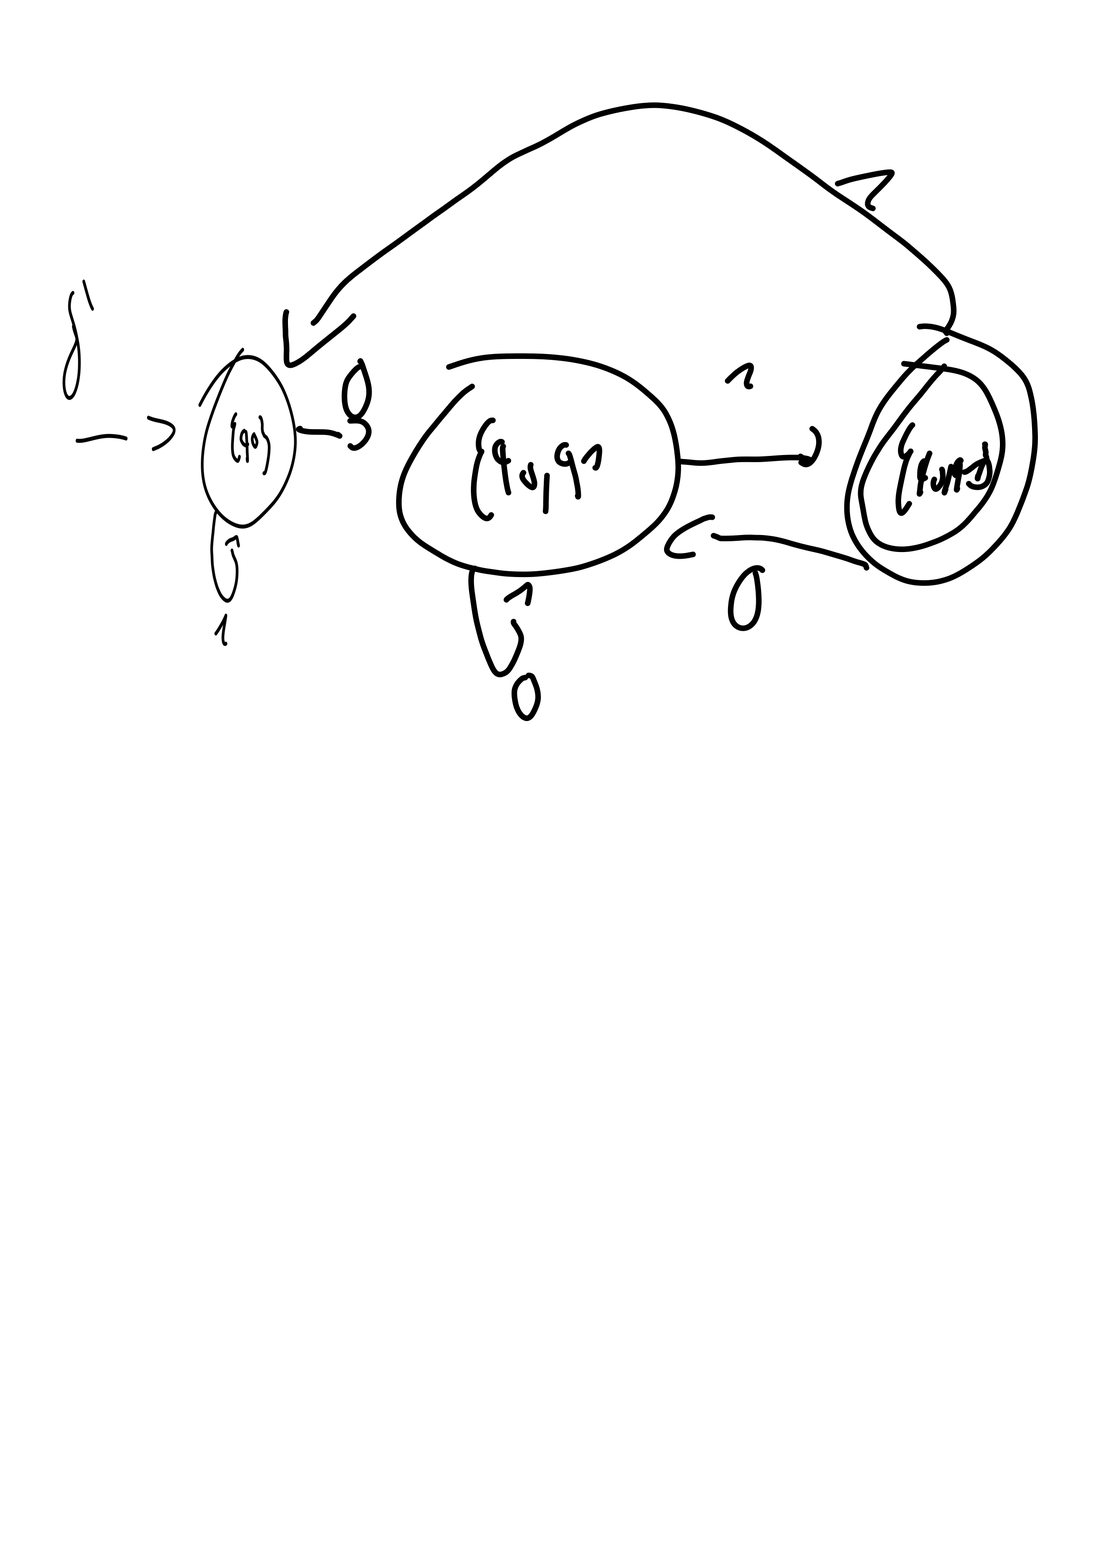
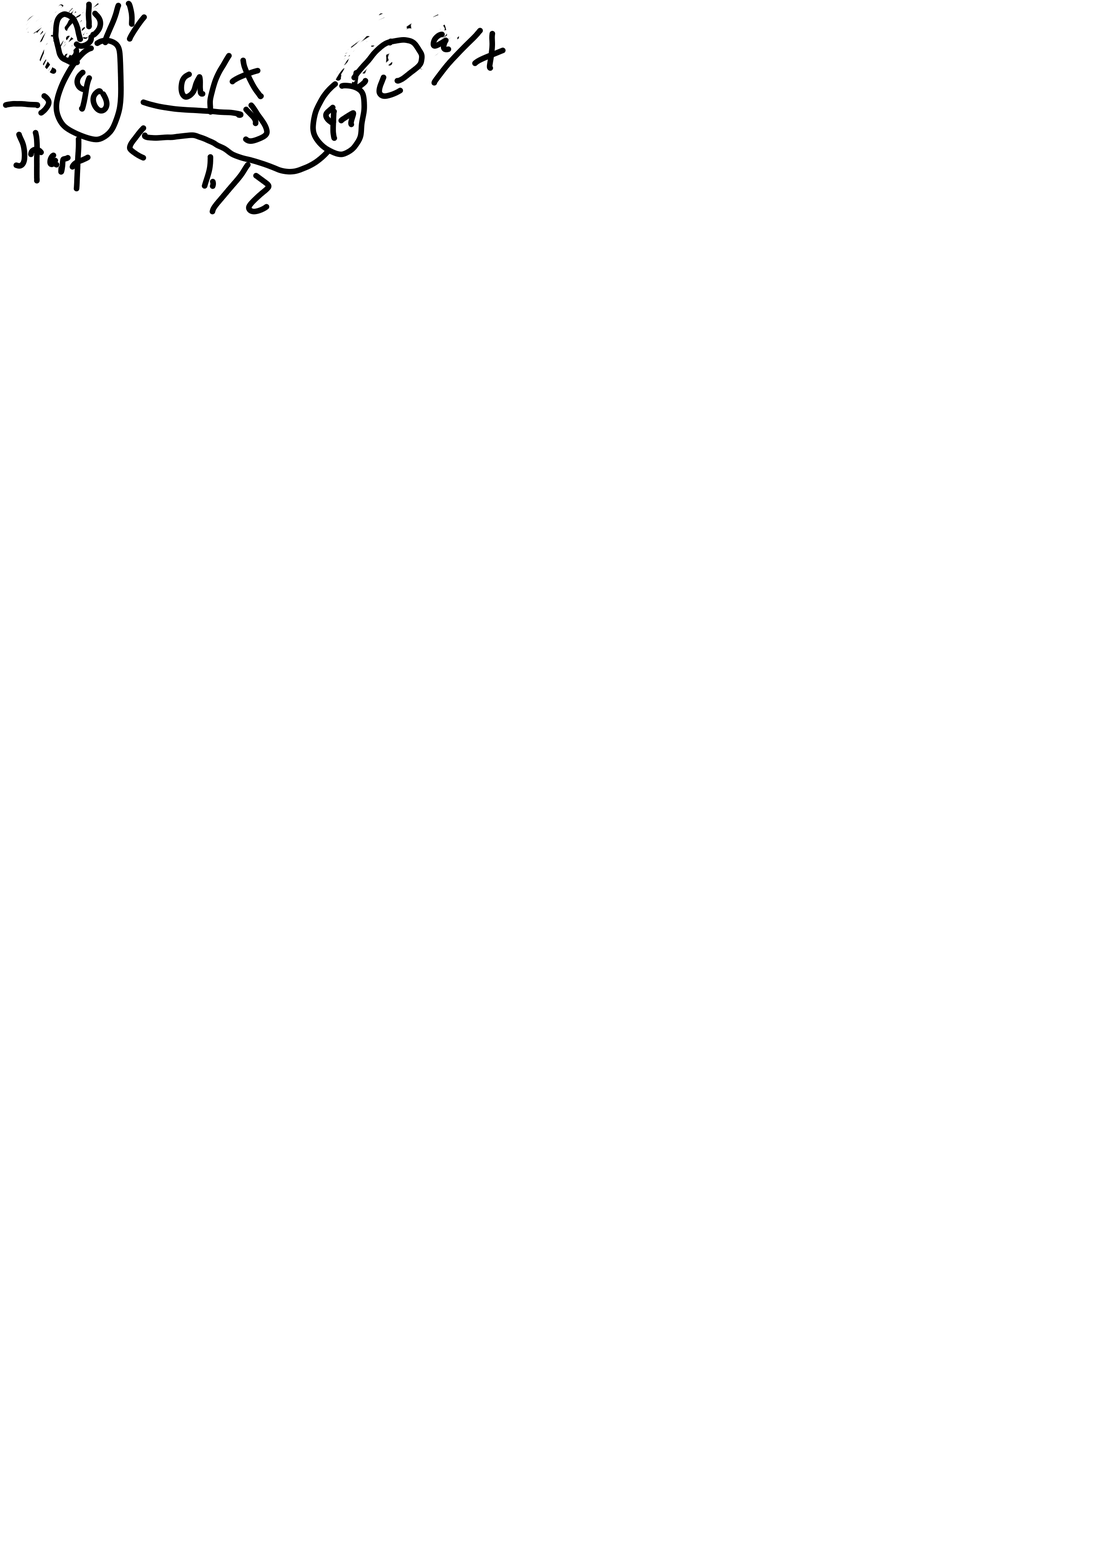
Layer changes from the first (1109, 1568) image to the second:
added layer "Automaton 30.6" above "Paint Layer 1" over [left=2, top=0, right=515, bottom=229]
hid "Paint Layer 1", painted on it over [left=57, top=85, right=1038, bottom=722]